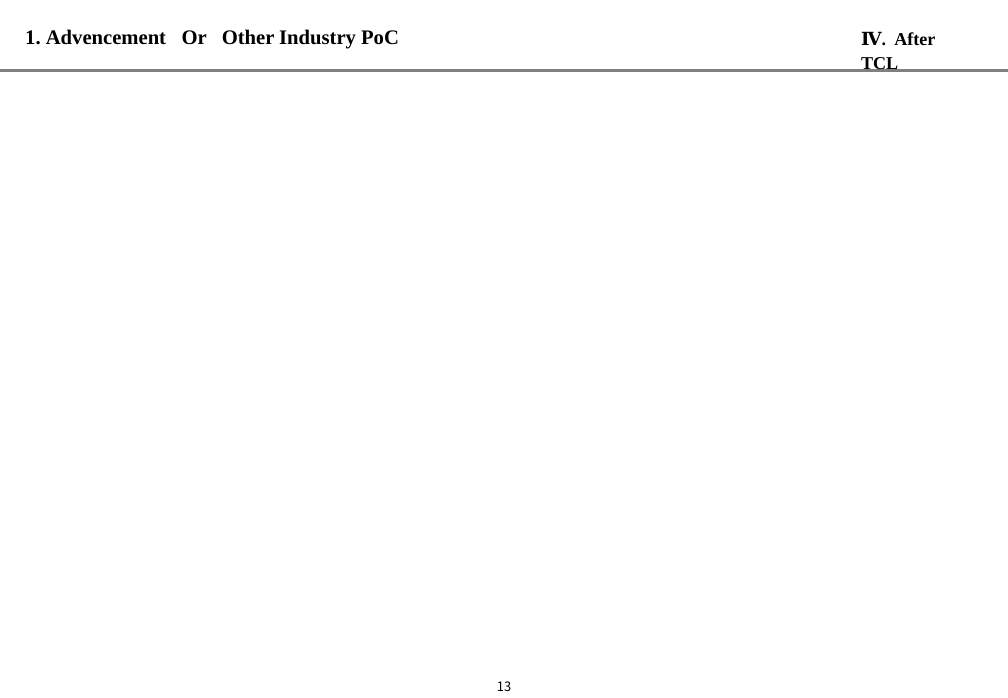
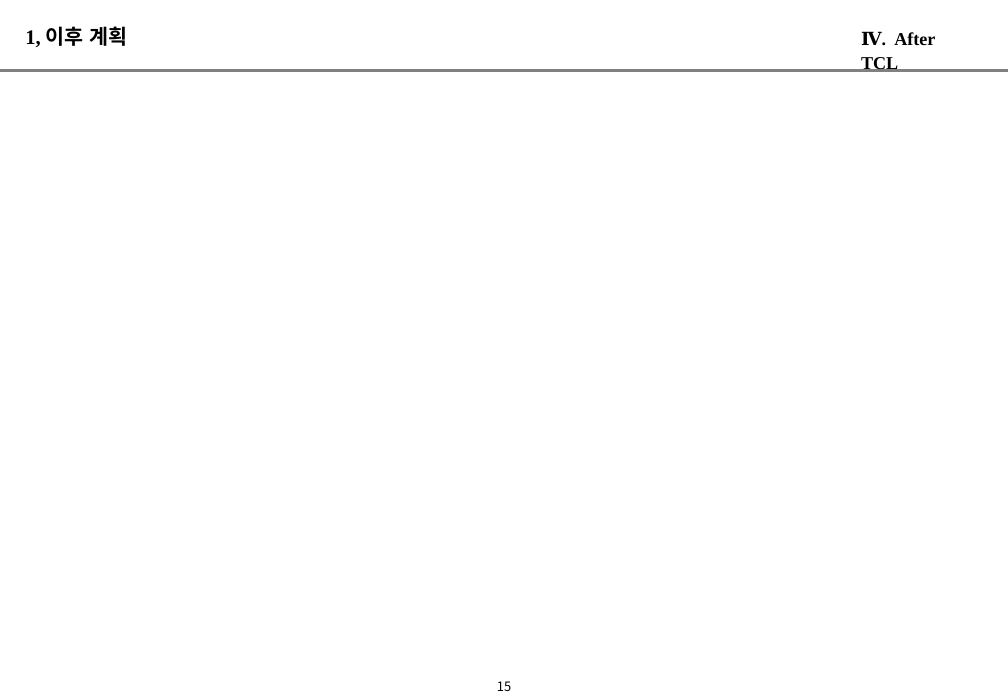
Before and after one commit to alladd/tcl2017, a slide deck: slide 16 of 51_발표PT자료/02_PT.pptx (slide 14 before the commit). Drawn at 1008x698 pixels with LibreOffice and Linux fonts; fonts in the diff are those of the drawing; background and template pictures are left out. Boxes give left, top, right and bottom in pixels: in the first picture for what was removed or moved away, otherwise in the second. Text is boxed around its words. In the diff, an @@ line names an element or a change of style, - is before the commit and + after.

```diff
--- a/51_발표PT자료/02_PT.pptx
+++ b/51_발표PT자료/02_PT.pptx
@@ text at [25,26,128,47]: text changed @@
-1. Advencement Or Other Industry PoC
+1, 이후 계획
@@ page number at [497,681,511,691]: text changed @@
-13
+15
```
Also in this commit, not shown: 11 other slides changed, 5 slides added, 17 other files.
